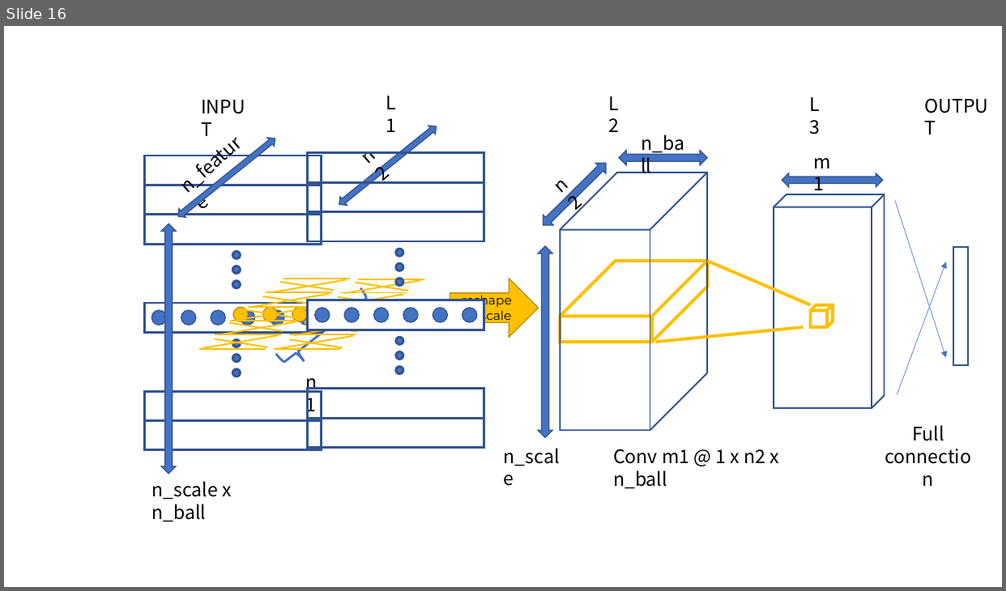
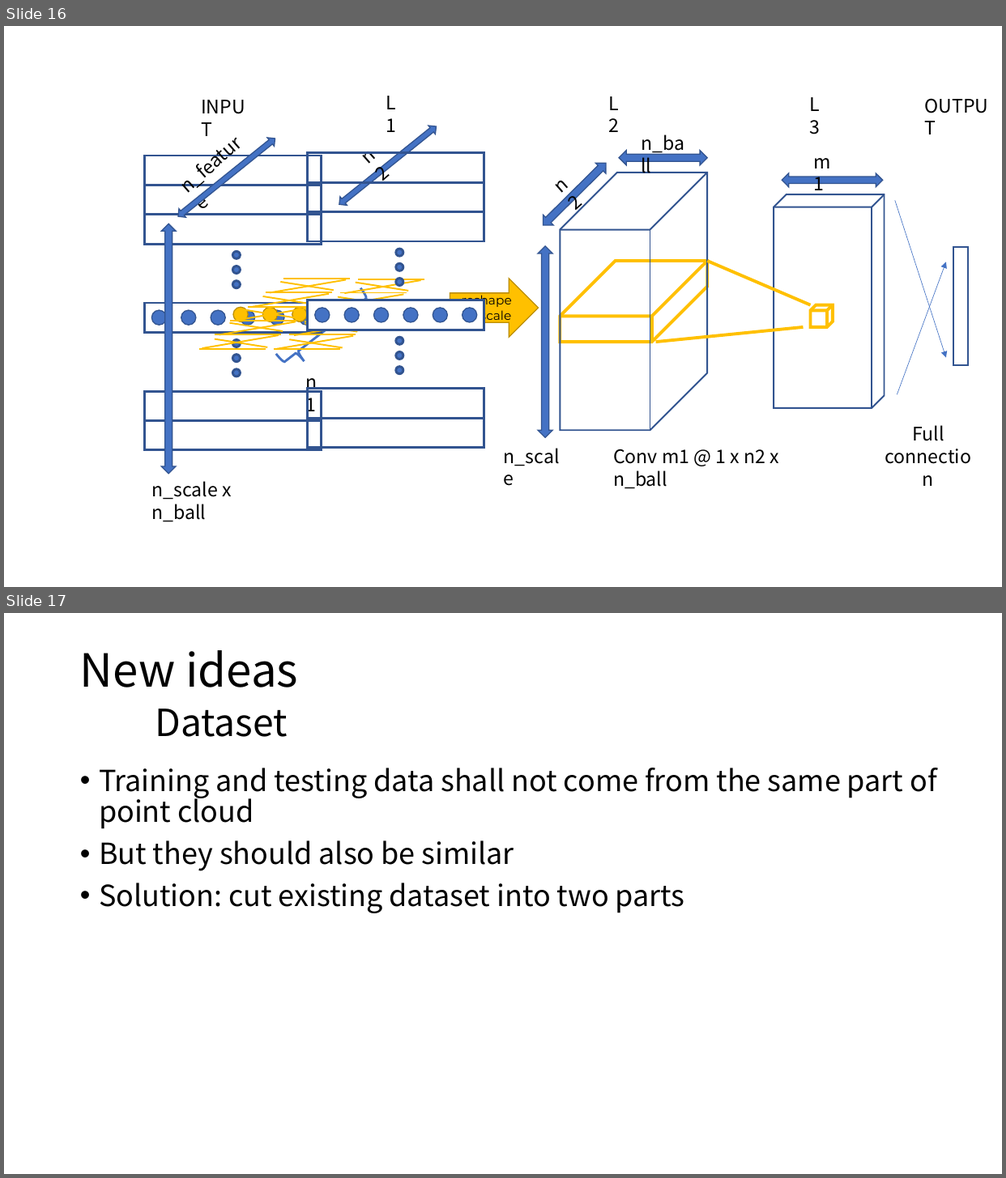
Before and after one commit to eglrp/nuage_de_points, a slide deck: projet/report.pptx. Shown one above the other, each under a label of ours: slide 16 before the commit, slides 16 and 17 after it. The pictures are 1006x591 and 1006x1178 pixels, drawn with LibreOffice and Linux fonts; fonts in the diff are those of the drawing. Boxes give left, top, right and bottom in pixels: in the first picture for what was removed or moved away, otherwise in the second. Text is boxed around its words. In the diff, an @@ line names an element or a change of style, - is before the commit and + after.

```diff
--- a/projet/report.pptx
+++ b/projet/report.pptx
@@ slide 17 added at <box>4,613,1002,1174</box>, background #FFFFFF @@
@@ title added at <box>80,650,298,737</box>, 44 pt, text #000000 @@
+New ideas
+Dataset
@@ text added at <box>99,768,936,914</box>, 28 pt, text #000000 @@
+• Training and testing data shall not come from the same part of point cloud
+• But they should also be similar
+• Solution: cut existing dataset into two parts
```
Also in this commit, not shown: 2 slides changed, 9 other slides added, 2 slides removed.
